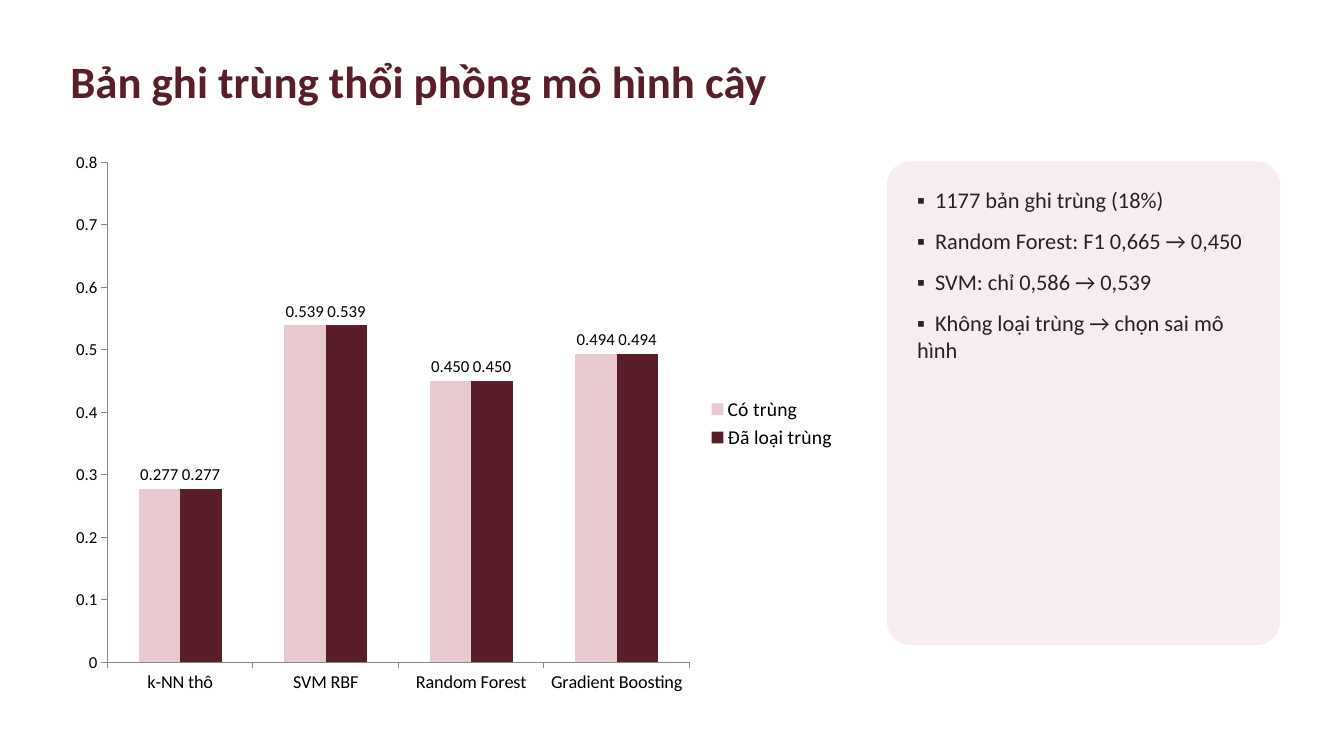
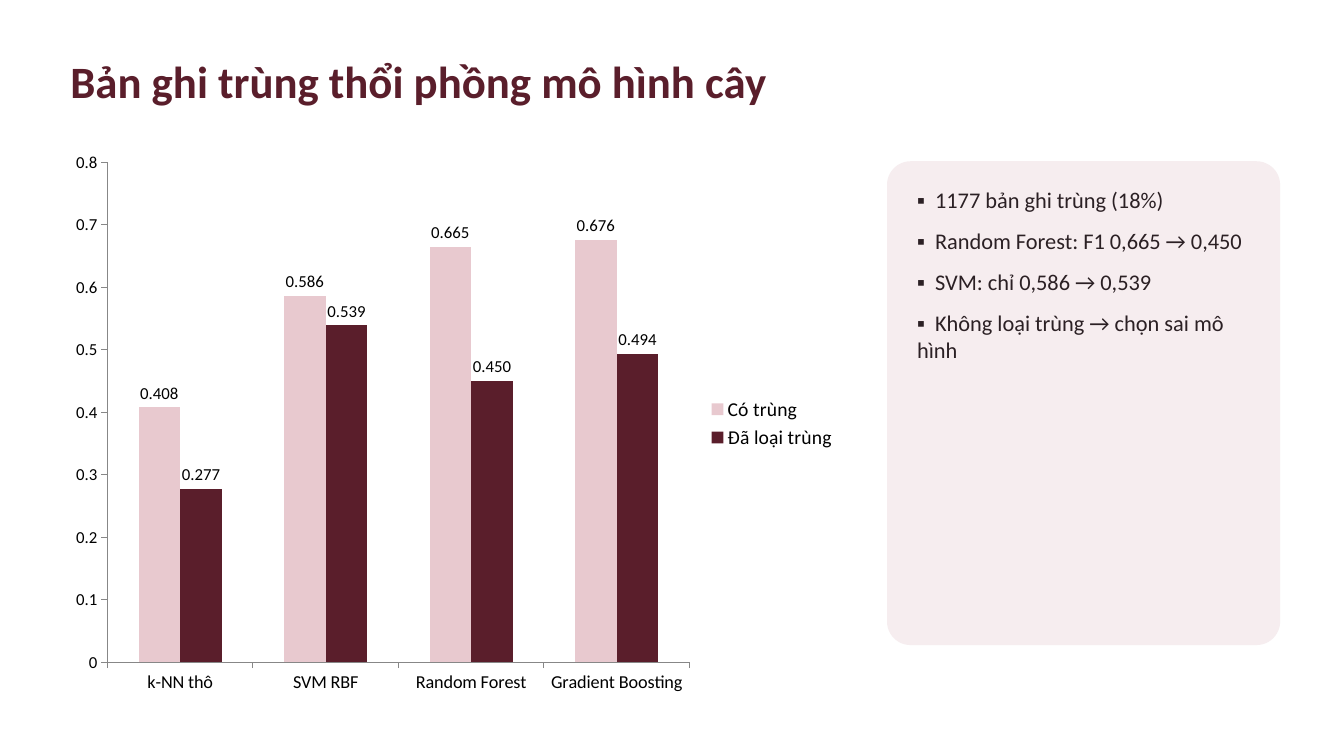
Before and after one commit to cuong-max/nhan-dang-mau, a slide deck: slide 12 of bai-tap-cuoi-ky/Slide_NhanDangMau.pptx. Drawn at 1344x756 pixels with LibreOffice and Linux fonts; fonts in the diff are those of the drawing. Boxes give left, top, right and bottom in pixels: in the first picture for what was removed or moved away, otherwise in the second. Text is boxed around its words. In the diff, an @@ line names an element or a change of style, - is before the commit and + after.

```diff
--- a/bai-tap-cuoi-ky/Slide_NhanDangMau.pptx
+++ b/bai-tap-cuoi-ky/Slide_NhanDangMau.pptx
@@ column chart at [60, 141, 847, 706] @@
-Có trùng: 0.277, 0.539, 0.45, 0.494
+Có trùng: 0.408, 0.586, 0.665, 0.676
```
Also in this commit, not shown: 4 other slides changed, 12 other files.
